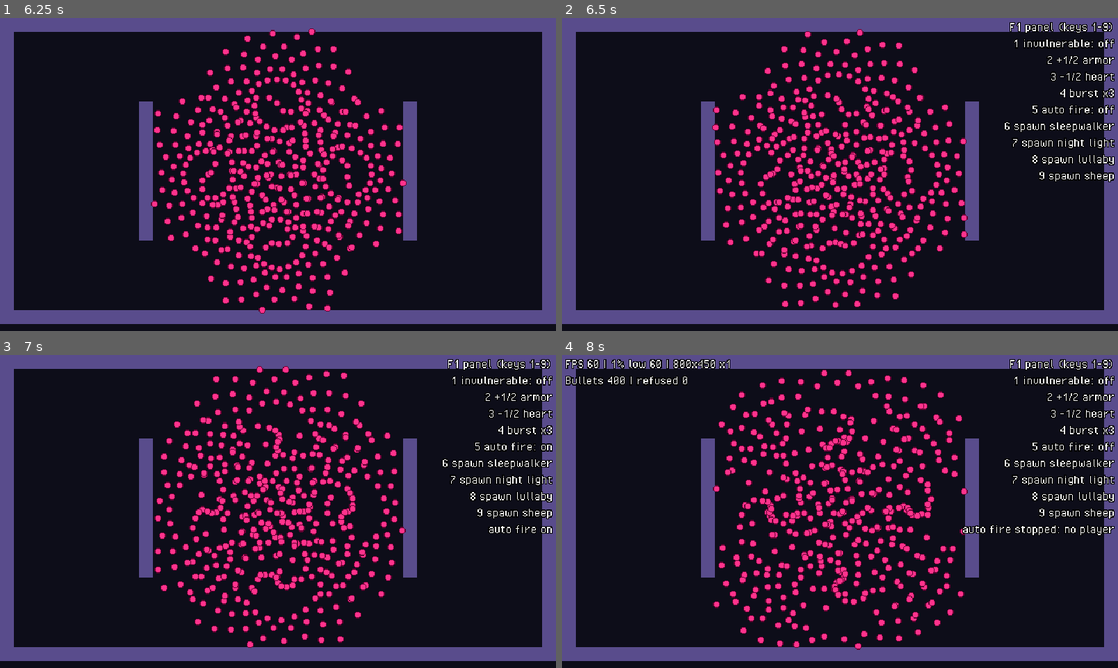
Above: before the commit, frames 1-4 (two rows, left to right).
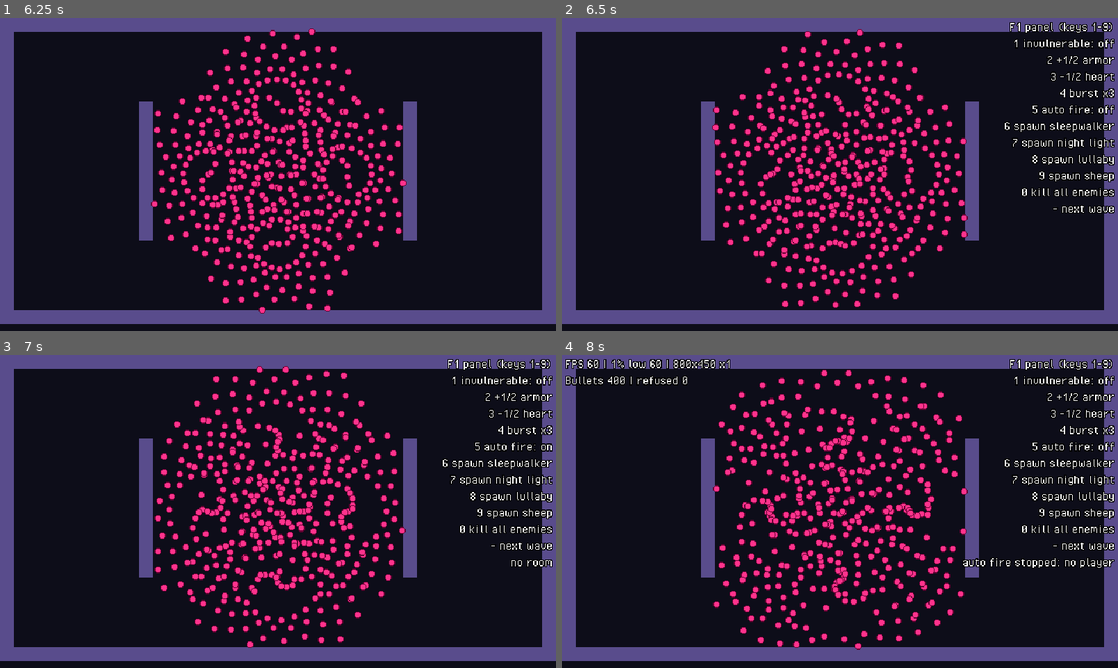
Above: after the commit, the same moments.

Repository: Kroustille/hypnagogia
Game: Godot game, scene res://main/main.tscn
The game is run twice, just before and just after one commit, with the same random seed, the same clock (stepped at 60 frames per second) and the same inputs.
Inputs (mouse positions are in pixels of both pictures, inside the frame that each line leads up to):
- Up to frame 1 (6.25 s): tap Enter at 0.5 s; move the mouse to (400, 158) at 0.52 s; hold D (move_right) 0.53-1.28 s; tap 0 at 0.6, 1.55, 2.3, 2.85, 3.8, 4.55, 5.3, 6.05 s; move the mouse to (166, 190) at 1.27 s; hold S (move_down) 1.28-2.03 s; tap Space (dash) at 1.35 s; move the mouse to (333, 105) at 2.02 s; press the mouse at (333, 105) at 2.03 s; hold D (move_right) 2.03-2.78 s; move the mouse to (250, 237) at 2.77 s; release the mouse at (250, 237) at 2.78 s; hold W (move_up) 2.78-3.53 s; move the mouse to (444, 221) at 3.52 s; hold A (move_left) 3.53-5.03 s; tap 1 at 3.6 s; tap F5 (debug_load_test) at 4.15 s; move the mouse to (111, 127) at 4.27 s; tap 2 at 4.35 s; tap F4 (debug_slow_motion) at 4.9 s; move the mouse to (305, 174) at 5.02 s; hold S (move_down) 5.03-5.78 s; tap 3 at 5.1 s; tap F2 (debug_toggle_collisions) at 5.65 s; move the mouse to (194, 96) at 5.77 s; hold D (move_right) from 5.78 s (still down); tap 4 at 5.85 s
- Up to frame 2 (6.5 s): keep holding D (move_right); tap F1 (debug_toggle_panel) at 6.4 s
- Up to frame 3 (7 s): move the mouse to (400, 495) at 6.52 s; release D (move_right) at 6.53 s; hold W (move_up) from 6.53 s (still down); tap 5 at 6.6 s; tap 0 at 6.8 s
- Up to frame 4 (8 s): tap F3 (debug_toggle_perf) at 7.15 s; move the mouse to (728, 527) at 7.27 s; release W (move_up) at 7.28 s; hold D (move_right) from 7.28 s (still down); tap 6 at 7.35 s; tap 0 at 7.55 s

Frame 1 is identical in both runs. In frame 2, 0.5% of the frame differs, in the area x 82-100%, y 54-63%; in frame 3, 0.6%; in frame 4, 1.2%, in the area x 72-100%, y 54-69%.

Commit message:
feat(debug): kill all enemies and skip to the next wave from the f1 panel
Co-Authored-By: Claude Sonnet 5.5 <noreply@anthropic.com>

Diff:
--- a/game/debug/debug_panel.gd
+++ b/game/debug/debug_panel.gd
@@ -63,6 +63,10 @@
 			_spawn(LULLABY_DEF, "lullaby")
 		KEY_9:
 			_spawn(SHEEP_DEF, "sheep")
+		KEY_0:
+			_kill_all()
+		KEY_MINUS:
+			_next_wave()
 		_:
 			handled = false
 	if handled:
@@ -121,7 +125,7 @@
 	_log("hit applied" if accepted else "hit ignored (invulnerable or dead)")
 
 
-## Asks the active room for an enemy (story 2.6 replaces keys 6 to 9 with the chosen enemy).
+## Asks the active room for the enemy of the pressed key (6 to 9).
 func _spawn(def: EnemyDef, label: String) -> void:
 	var room: Arena = get_tree().get_first_node_in_group(Const.GROUP_ROOM) as Arena # never cached: F5 and restarts recreate it
 	if room == null:
@@ -132,6 +136,26 @@
 		_log("spawn refused")
 	else:
 		_log("%s spawned at %s" % [label, enemy.global_position])
+
+
+## Kills every living enemy of the active room, without clearing the room (no Events.room_cleared from the kill itself).
+func _kill_all() -> void:
+	var room: Arena = get_tree().get_first_node_in_group(Const.GROUP_ROOM) as Arena
+	if room == null:
+		_last_message = "no room"
+		return
+	_log("%d enemies killed" % room.kill_all_enemies())
+
+
+## Kills every enemy and spawns the next wave at once.
+func _next_wave() -> void:
+	var room: Arena = get_tree().get_first_node_in_group(Const.GROUP_ROOM) as Arena
+	var runner: WaveRunner = room.wave_runner() if room != null else null
+	if runner == null:
+		_log("no wave runner")
+		return
+	runner.force_next_wave()
+	_log("next wave (%d)" % runner.wave_number())
 
 
 func _fire_burst() -> void:
@@ -212,6 +236,8 @@
 		"7 spawn night light",
 		"8 spawn lullaby",
 		"9 spawn sheep",
+		"0 kill all enemies",
+		"- next wave",
 	])
 	if player != null:
 		var health: Health = player.health
@@ -220,6 +246,9 @@
 	var room: Arena = get_tree().get_first_node_in_group(Const.GROUP_ROOM) as Arena
 	if room != null:
 		lines.append("enemies alive %d" % room.alive_enemy_count())
+		var runner: WaveRunner = room.wave_runner()
+		if runner != null:
+			lines.append("wave %d %s" % [runner.wave_number(), runner.state_name().to_lower()])
 	if not _last_message.is_empty():
 		lines.append(_last_message)
 	_label.text = "\n".join(lines)
